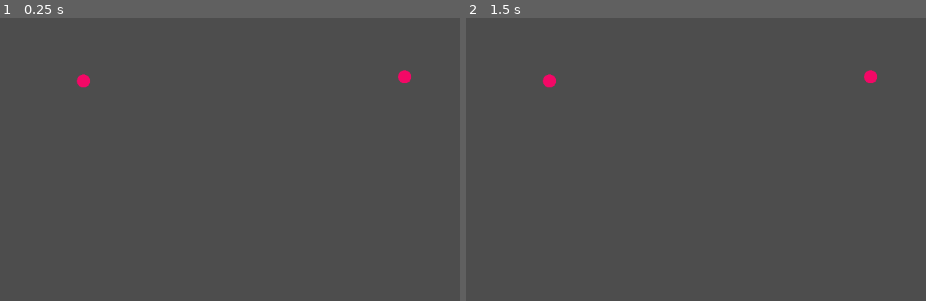
Above: before the commit, frames 1-2 (left to right).
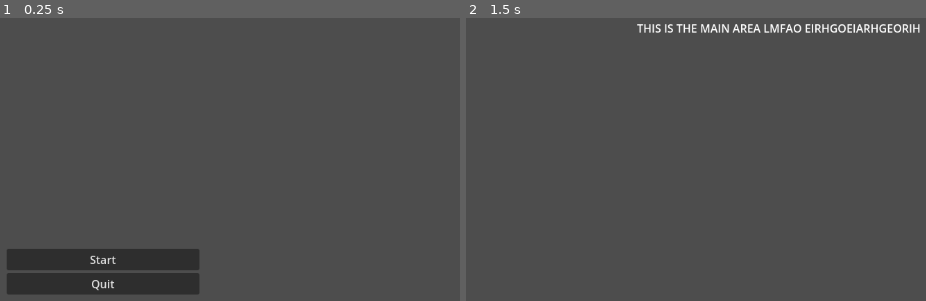
Above: after the commit, the same moments.

Repository: Alpha-Hotel/GameJamJan24
Game: Godot game, scene res://menu.tscn
Two runs of this game, one before a commit and one after it. Both use one fixed random seed, a clock stepped at 60 frames per second and the inputs below. Before the commit the project starts from res://Scenes/test.tscn.
Inputs (mouse positions are in pixels of both pictures, inside the frame that each line leads up to):
- Up to frame 1 (0.25 s): no input
- Up to frame 2 (1.5 s): click (567, 258) at 0.5 s, where only the run after the commit has a clickable "Start"; tap Enter at 1.25 s

The runs differ from the first frame. In frame 1, 6.3% of the frame differs, in the area x 1-90%, y 18-98%; in frame 2, 1.3%.

Commit message:
added main menu and main world scene

Diff:
--- /dev/null
+++ b/main.tscn
@@ -0,0 +1,10 @@
+[gd_scene format=3 uid="uid://bisnwdnfxkerj"]
+
+[node name="main" type="Node2D"]
+
+[node name="Label" type="Label" parent="."]
+offset_left = 261.0
+offset_top = 221.0
+offset_right = 670.0
+offset_bottom = 244.0
+text = "THIS IS THE MAIN AREA LMFAO EIRHGOEIARHGEORIH"
--- /dev/null
+++ b/menu.gd
@@ -0,0 +1,23 @@
+class_name main_menu
+extends Control
+
+@onready var start_button = $VBoxContainer/start_button as Button
+@onready var quit_button = $VBoxContainer/quit_button as Button
+@onready var start_level = preload("res://main.tscn") as PackedScene
+
+# Called when the node enters the scene tree for the first time.
+func _ready():
+	start_button.button_down.connect(on_start_pressed)
+	quit_button.button_down.connect(on_exit_pressed)
+
+
+
+# Called every frame. 'delta' is the elapsed time since the previous frame.
+func _process(delta):
+	pass
+
+func on_start_pressed() -> void:
+	get_tree().change_scene_to_packed(start_level)
+
+func on_exit_pressed() -> void:
+	get_tree().quit()
--- /dev/null
+++ b/menu.tscn
@@ -0,0 +1,32 @@
+[gd_scene load_steps=2 format=3 uid="uid://cg84lg3ybl2el"]
+
+[ext_resource type="Script" path="res://menu.gd" id="1_tjqns"]
+
+[node name="Menu" type="Control"]
+layout_mode = 3
+anchors_preset = 15
+anchor_right = 1.0
+anchor_bottom = 1.0
+grow_horizontal = 2
+grow_vertical = 2
+script = ExtResource("1_tjqns")
+
+[node name="VBoxContainer" type="VBoxContainer" parent="."]
+layout_mode = 1
+anchors_preset = 2
+anchor_top = 1.0
+anchor_bottom = 1.0
+offset_left = 24.0
+offset_top = -97.0
+offset_right = 302.0
+offset_bottom = 8.0
+grow_vertical = 0
+
+[node name="start_button" type="Button" parent="VBoxContainer"]
+layout_mode = 2
+text = "Start"
+
+[node name="quit_button" type="Button" parent="VBoxContainer"]
+layout_mode = 2
+text = "Quit
+"
--- a/project.godot
+++ b/project.godot
@@ -11,6 +11,6 @@
 [application]
 
 config/name="Game Jam Jan 24"
-run/main_scene="res://Scenes/test.tscn"
+run/main_scene="res://menu.tscn"
 config/features=PackedStringArray("4.2", "Forward Plus")
 config/icon="res://icon.svg"
